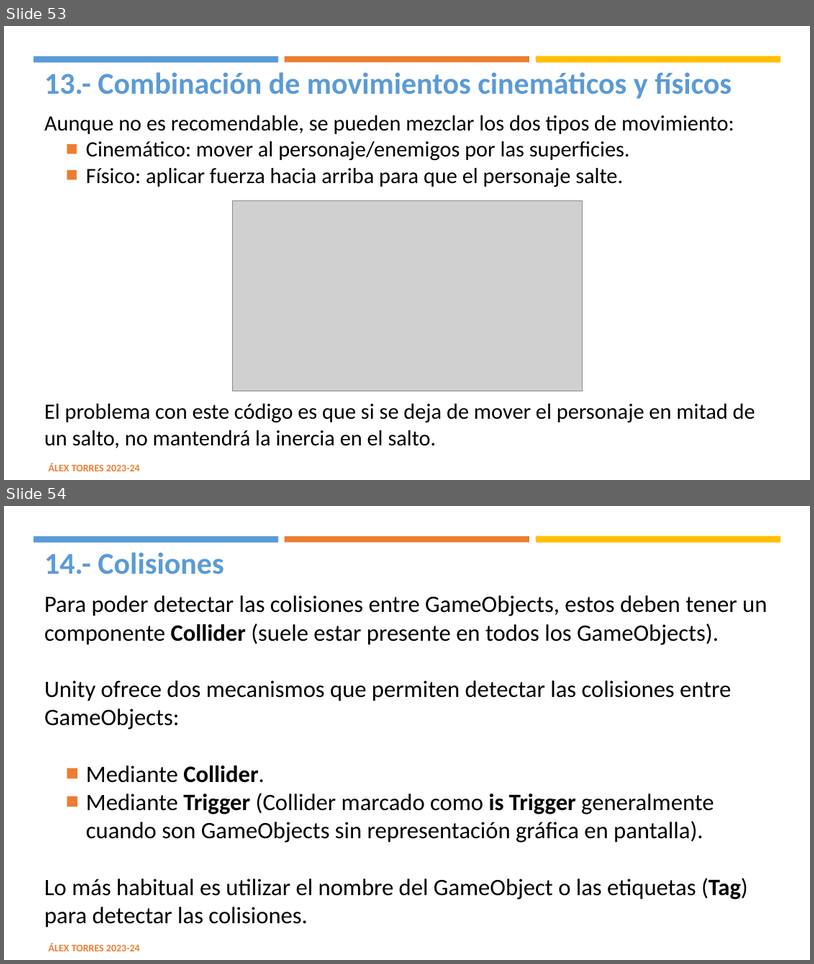
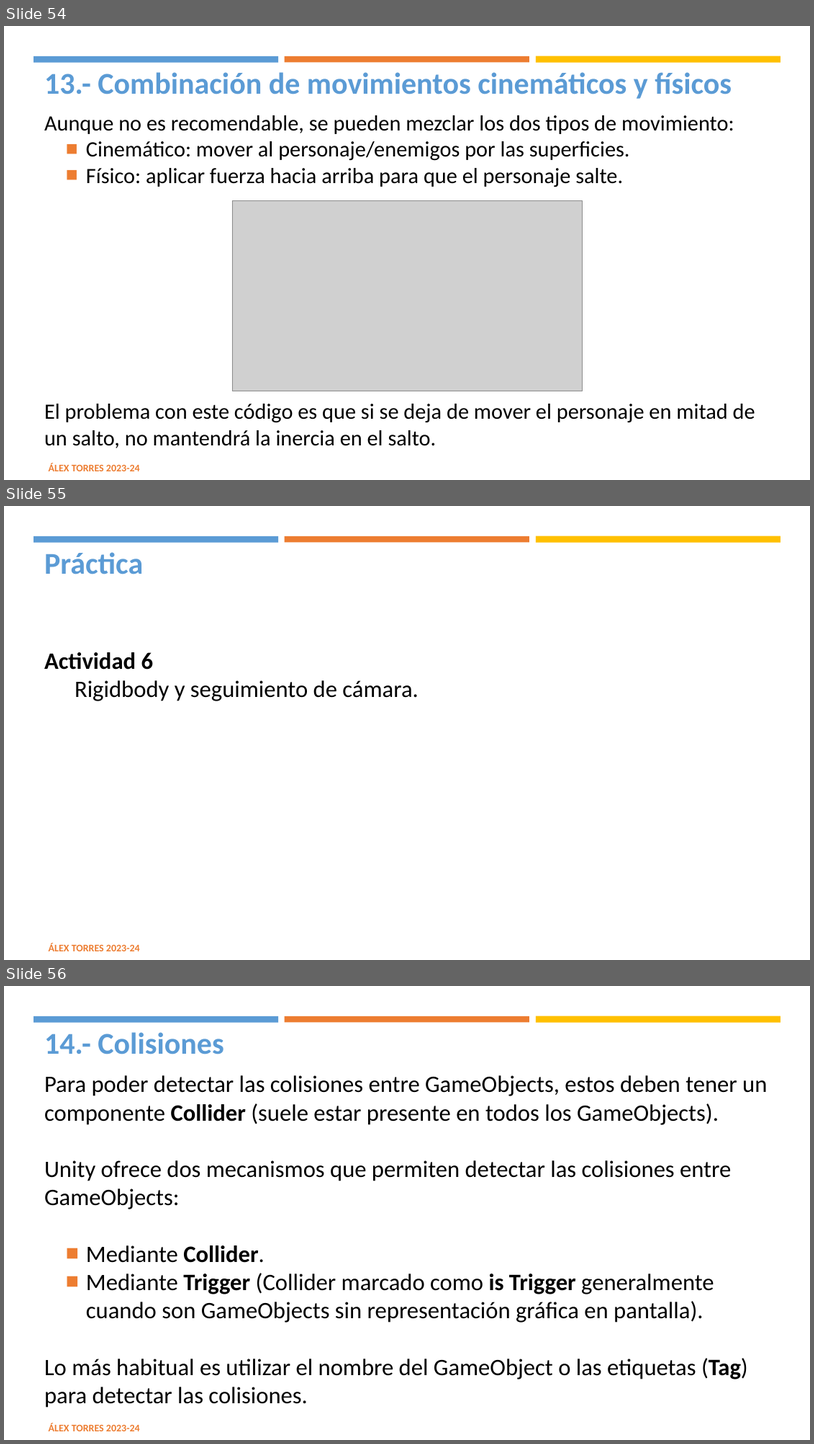
Before and after one commit to sdram58/apuntesPMDM, a slide deck: alex/UD9/UD9.4 Clase GameObject.pptx. Shown one above the other, each under a label of ours: slides 53 and 54 before the commit, slides 54, 55 and 56 after it. The pictures are 814x964 and 814x1444 pixels, drawn with LibreOffice and Linux fonts; fonts in the diff are those of the drawing; grey boxes stand for pictures. Boxes give left, top, right and bottom in pixels: in the first picture for what was removed or moved away, otherwise in the second. Text is boxed around its words. In the diff, an @@ line names an element or a change of style, - is before the commit and + after.

```diff
--- a/alex/UD9/UD9.4 Clase GameObject.pptx
+++ b/alex/UD9/UD9.4 Clase GameObject.pptx
@@ slide 55 added at (4, 506, 810, 960), background #FFFFFF; not listed: 4 template elements that a slide beside it also shows @@
@@ text added at (44, 552, 143, 574), 36 pt, text #5B9BD5, bold @@
+Práctica
@@ text added at (44, 652, 418, 701), 28 pt, text #000000 @@
+Actividad 6
+Rigidbody y seguimiento de cámara.
@@ what was slide 53 is now slide 54 @@
@@ what was slide 54 is now slide 56 @@
```
Also in this commit, not shown: 6 slides changed, 1 other slide added, 55 other files.
